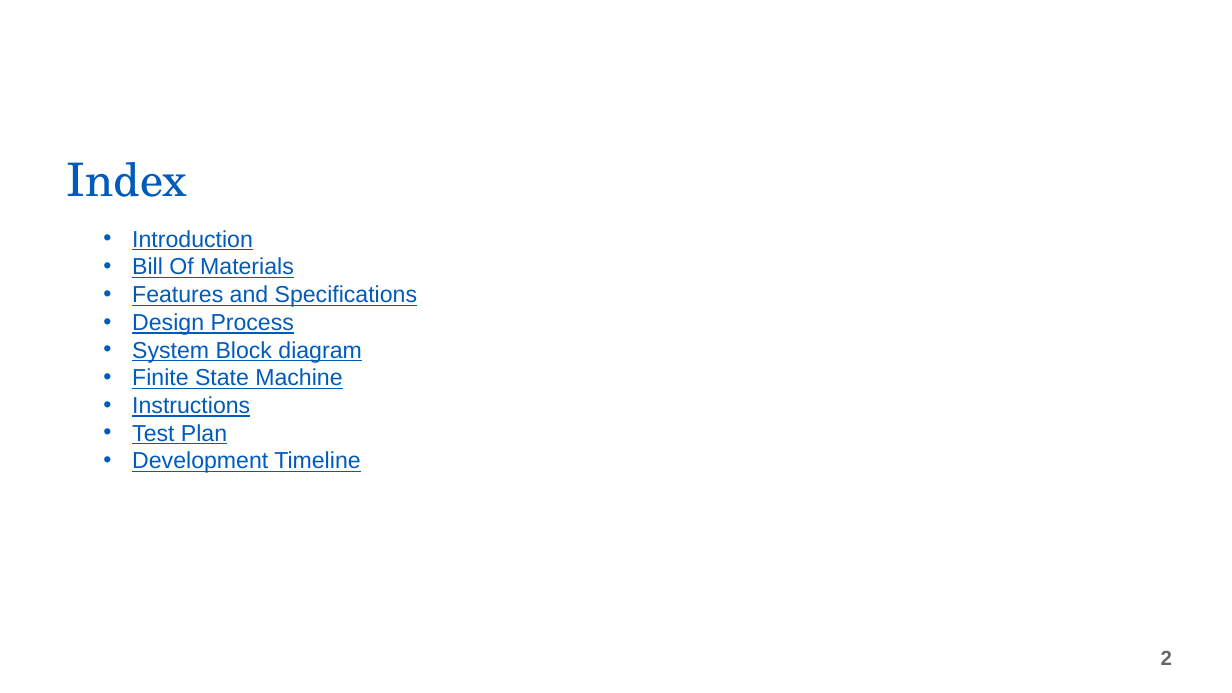
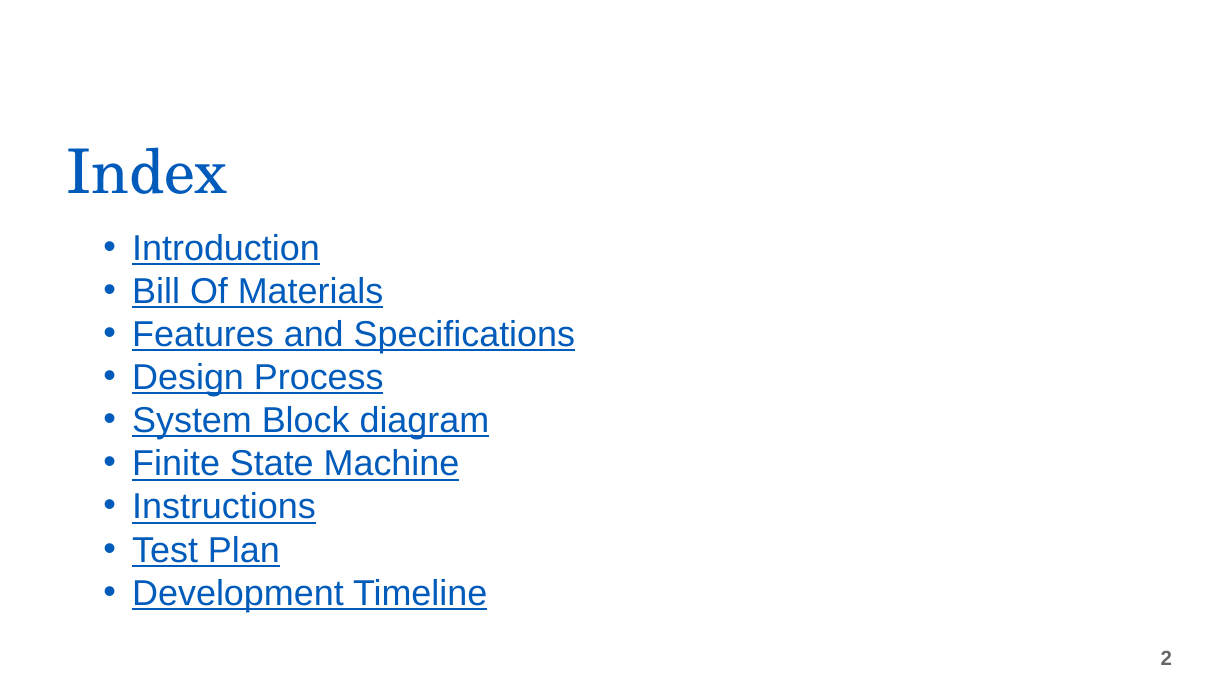
Before and after one commit to CPompey1/Xplore-Project, a slide deck: slide 2 of docs/Xplore Overview Presentation.pptx. Drawn at 1232x693 pixels with LibreOffice and Linux fonts; fonts in the diff are those of the drawing; background and template pictures are left out. Boxes give left, top, right and bottom in pixels: in the first picture for what was removed or moved away, otherwise in the second. Text is boxed around its words. In the diff, an @@ line names an element or a change of style, - is before the commit and + after.

```diff
--- a/docs/Xplore Overview Presentation.pptx
+++ b/docs/Xplore Overview Presentation.pptx
@@ title "Index": place and size @@
-title "Index" at [67, 162, 187, 197]
+title "Index" at [67, 147, 228, 194]
@@ title "Index" at [67, 147, 228, 194]: size 36 to 48 pt @@
@@ text "Introduction" at [132, 234, 575, 612]: size 18 to 28 pt @@
```
Also in this commit, not shown: 4 other slides changed, 1 slide added, 1 slide removed.
